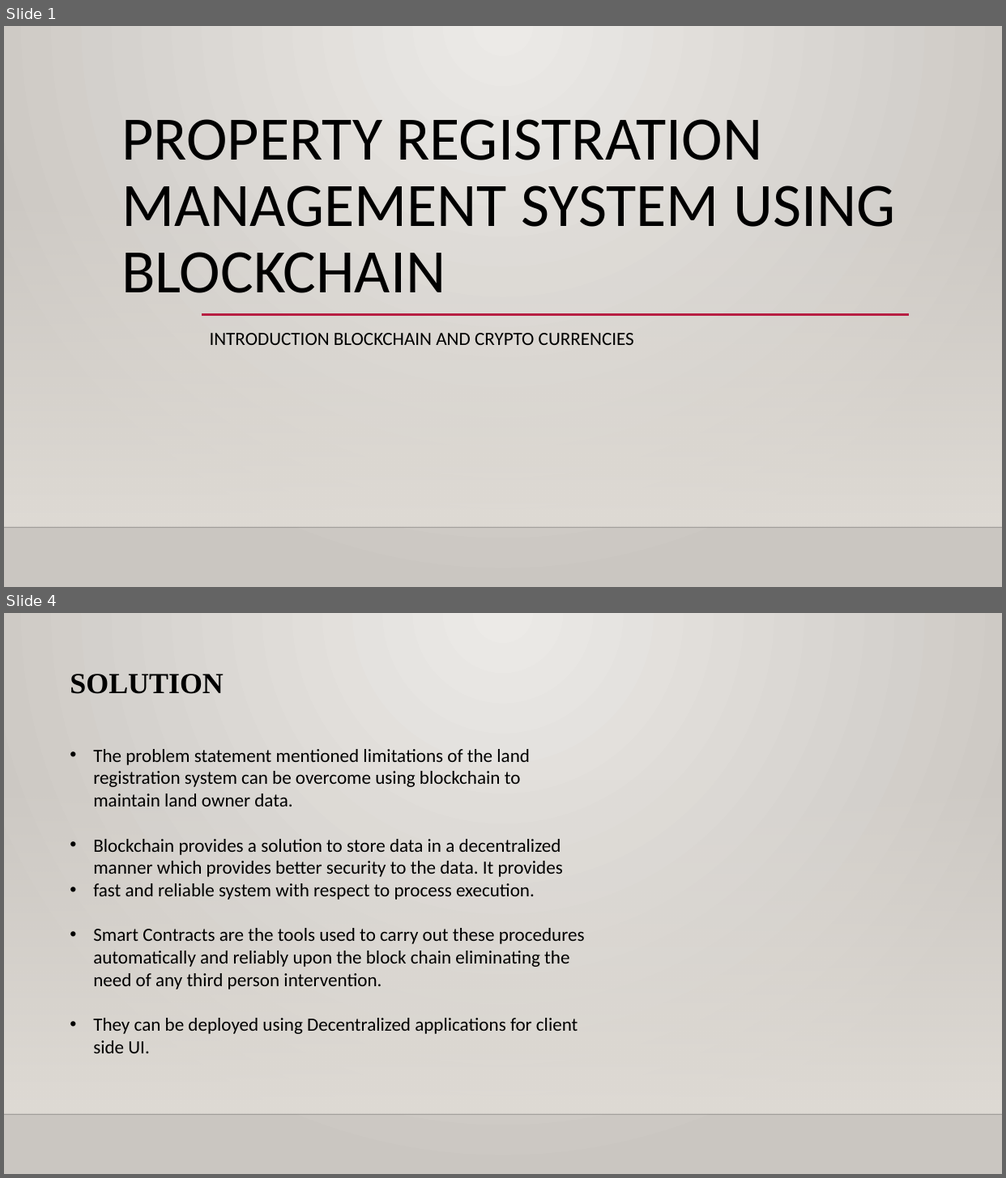
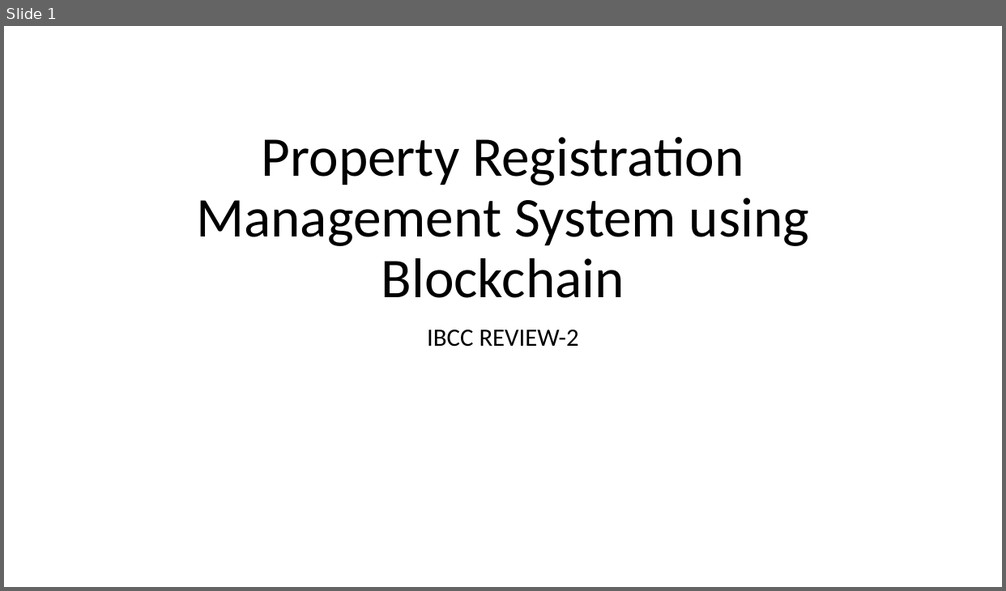
Before and after one commit to KL-Security/Land-Registration, a slide deck: Property_Registration_Management_System_using_Blockchain_REVIEW.pptx. Shown one above the other, each under a label of ours: slides 1 and 4 before the commit, slide 1 after it; the slides between them are not shown. The pictures are 1006x1178 and 1006x591 pixels, drawn with LibreOffice and Linux fonts; fonts in the diff are those of the drawing; background and template pictures are left out. Boxes give left, top, right and bottom in pixels: in the first picture for what was removed or moved away, otherwise in the second. Text is boxed around its words. In the diff, an @@ line names an element or a change of style, - is before the commit and + after.

```diff
--- a/Property_Registration_Management_System_using_Blockchain_REVIEW.pptx
+++ b/Property_Registration_Management_System_using_Blockchain_REVIEW.pptx
@@ slide 4 removed at (x1=4, y1=613, x2=1002, y2=1174), background gradient #ECEAE7 to #CAC7C1; not listed: 2 template elements that a slide beside it also shows @@
@@ text removed at (x1=70, y1=674, x2=223, y2=694) @@
-SOLUTION
@@ text removed at (x1=93, y1=749, x2=585, y2=1054) @@
-• The problem statement mentioned limitations of the land registration system can be overcome using blockchain to maintain land owner data.
-• Blockchain provides a solution to store data in a decentralized manner which provides better security to the data. It provides
-• fast and reliable system with respect to process execution.
-• Smart Contracts are the tools used to carry out these procedures automatically and reliably upon the block chain eliminating the need of any third person intervention.
-• They can be deployed using Decentralized applications for client side UI.
@@ slide 1 changed as well @@
@@ background gradient #ECEAE7 to #CAC7C1 to #FFFFFF @@
@@ title at (x1=196, y1=137, x2=809, y2=298): text changed; size 59.4 to 54 pt @@
-PROPERTY REGISTRATION MANAGEMENT SYSTEM USING BLOCKCHAIN
+Property Registration Management System using Blockchain
@@ rectangle removed at (x1=4, y1=191, x2=1002, y2=527) @@
@@ line removed from (202, 315) to (909, 315) @@
@@ subtitle at (x1=427, y1=330, x2=579, y2=347): text changed; size 18 to 24 pt @@
-INTRODUCTION BLOCKCHAIN AND CRYPTO CURRENCIES
+IBCC REVIEW-2
@@ line removed from (4, 527) to (1002, 527) @@
```
Also in this commit, not shown: 3 other slides changed, 1 slide added, 3 other slides removed.
